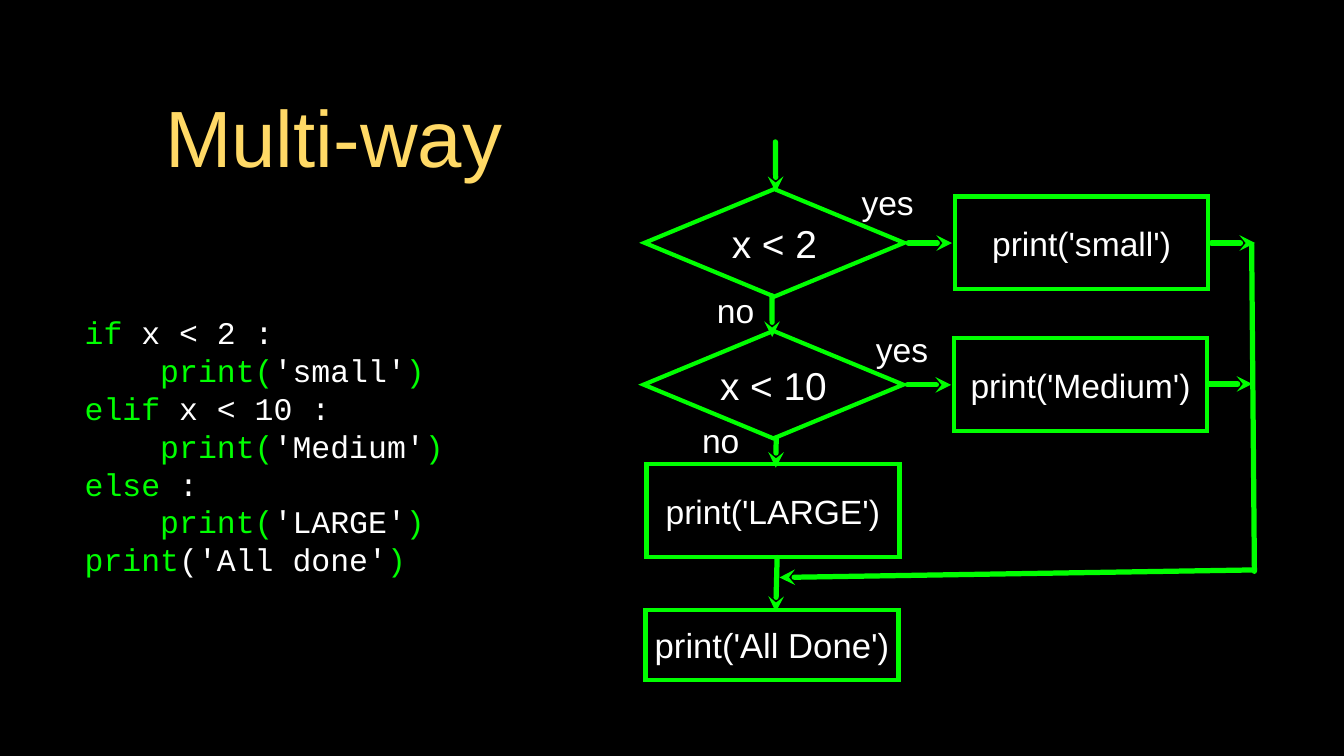
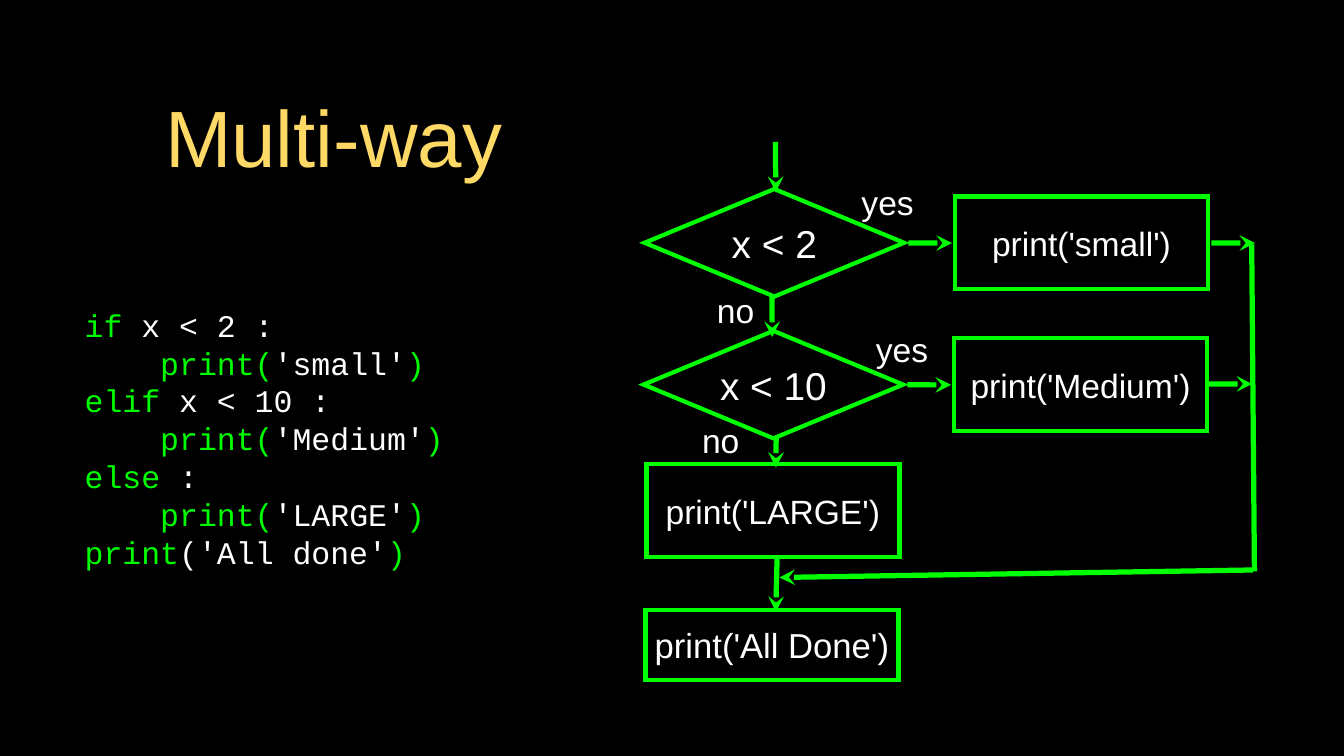
Before and after one commit to motazsaad/wdmm1402-2019, a slide deck: slide 15 of ppt/pythonlearn-03-conditional.pptx (slide 16 before the commit). Drawn at 1344x756 pixels with LibreOffice and Linux fonts; fonts in the diff are those of the drawing. Boxes give left, top, right and bottom in pixels: in the first picture for what was removed or moved away, otherwise in the second. Text is boxed around its words. In the diff, an @@ line names an element or a change of style, - is before the commit and + after.

```diff
--- a/ppt/pythonlearn-03-conditional.pptx
+++ b/ppt/pythonlearn-03-conditional.pptx
@@ arrow removed from (776, 142) to (776, 192) @@
@@ freeform shape added at [776, 142, 776, 192], outline #00FF00 4.99 pt @@
@@ text "if x < 2 :": place and size @@
-text "if x < 2 :" at [85, 322, 444, 578]
+text "if x < 2 :" at [85, 314, 444, 571]
@@ arrow removed from (908, 243) to (952, 243) @@
@@ freeform shape added at [908, 243, 952, 243], outline #00FF00 4.99 pt @@
@@ arrow removed from (1211, 243) to (1255, 243) @@
@@ freeform shape added at [1211, 243, 1255, 243], outline #00FF00 4.99 pt @@
@@ line removed from (1254, 571) to (1252, 244) @@
@@ freeform shape added at [1252, 244, 1255, 571], outline #00FF00 4.99 pt @@
@@ arrow removed from (772, 296) to (772, 337) @@
@@ freeform shape added at [772, 296, 772, 336], outline #00FF00 4.99 pt @@
@@ arrow removed from (907, 385) to (951, 385) @@
@@ freeform shape added at [907, 385, 951, 385], outline #00FF00 4.99 pt @@
@@ arrow removed from (1209, 384) to (1253, 384) @@
@@ freeform shape added at [1209, 384, 1253, 384], outline #00FF00 4.99 pt @@
@@ arrow removed from (776, 438) to (776, 468) @@
@@ freeform shape added at [776, 438, 776, 467], outline #00FF00 4.99 pt @@
@@ arrow removed from (777, 558) to (776, 612) @@
@@ freeform shape added at [776, 558, 777, 612], outline #00FF00 4.99 pt @@
@@ arrow removed from (1253, 570) to (779, 578) @@
@@ freeform shape added at [779, 570, 1253, 578], outline #00FF00 4.99 pt @@
```
Also in this commit, not shown: 19 other slides changed, 1 slide removed, 11 other files.
